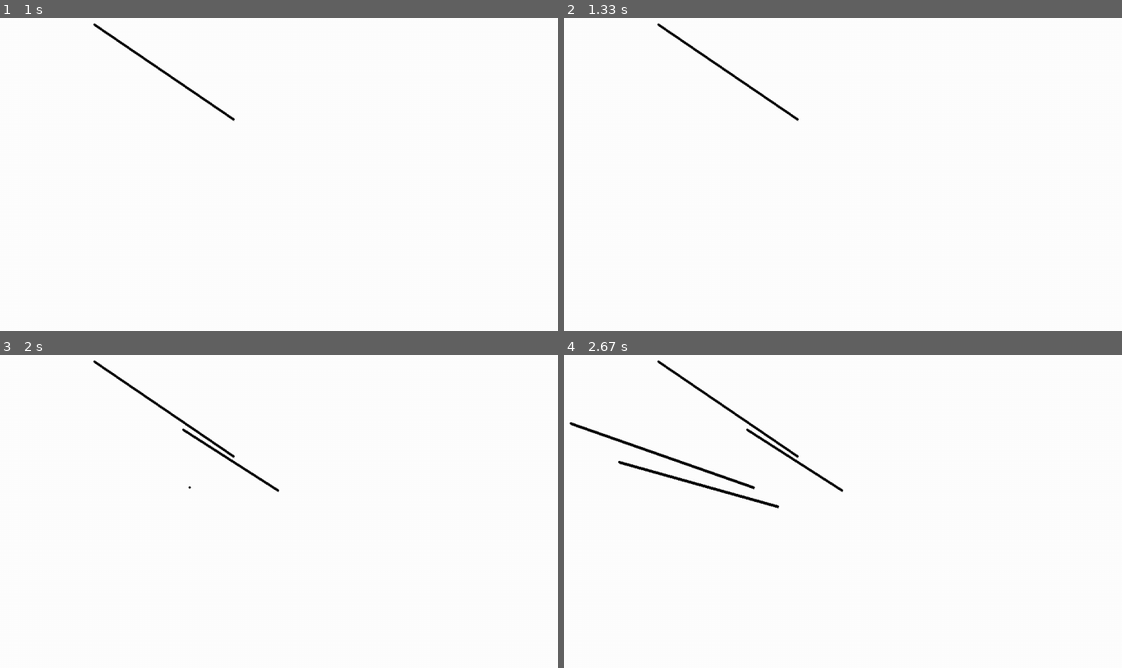
Above: before the commit, frames 1-4 (two rows, left to right).
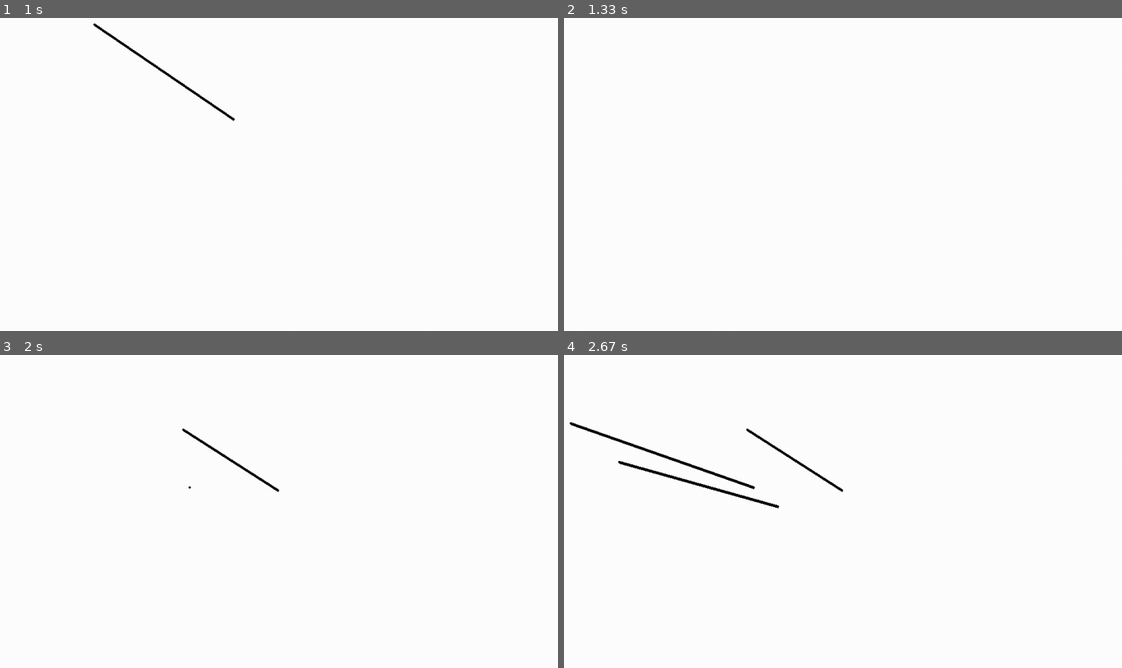
Above: after the commit, the same moments.

Repository: yosefk/Tinymation
Game: pygame game, started from pygame/tinymation.py
The game is run twice, just before and just after one commit, with the same random seed, the same clock (stepped at 60 frames per second) and the same inputs.
Inputs (mouse positions are in pixels of both pictures, inside the frame that each line leads up to):
- Up to frame 1 (1 s): tap Space at 0.33 s; press the mouse at (373, 215) at 0.7 s; move the mouse to (234, 118) at 0.8 s; release the mouse at (94, 24) at 0.93 s
- Up to frame 2 (1.33 s): tap Space at 1 s
- Up to frame 3 (2 s): press the mouse at (373, 552) at 1.43 s; move the mouse to (279, 489) at 1.53 s; move the mouse to (184, 430) at 1.63 s; release the mouse at (184, 430) at 1.67 s; press the mouse at (373, 552) at 1.8 s; move the mouse to (189, 486) at 1.9 s
- Up to frame 4 (2.67 s): release the mouse at (569, 423) at 2.03 s; press the mouse at (937, 552) at 2.27 s; move the mouse to (776, 505) at 2.37 s; release the mouse at (619, 461) at 2.5 s

Frame 1 is identical in both runs. In frame 2, 0.3% of the frame differs, in the area x 16-43%, y 1-34%; in frame 3, 0.3%; in frame 4, 0.3%.

Commit message:
basic undo (save/restore screen state)

Diff:
--- a/pygame/tinymation.py
+++ b/pygame/tinymation.py
@@ -28,15 +28,30 @@
 pencil_cursor = load_cursor('pencil.png')
 pg.mouse.set_cursor(pencil_cursor)
 
+class HistoryItem:
+    def __init__(self, surface):
+        self.surface = surface
+    def undo(self):
+        screen.blit(self.surface, screen.get_rect())
+        pygame.display.flip()
+
+history = []
 isPressed = False
 escape = False
 prevDrawn = None
 while not escape:
   for event in pygame.event.get():
    try:
-    if event.type == pygame.KEYDOWN and event.key == 27: # ESC pressed
-        escape = True
+    if event.type == pygame.KEYDOWN:
+        if event.key == 27: # ESC pressed
+            escape = True
+        elif event.key == ord(' '):
+            if history:
+                history[-1].undo()
+                history.pop()
+
     if event.type == pygame.MOUSEBUTTONDOWN:
+      history.append(HistoryItem(screen.copy()))
       isPressed = True
     elif event.type == pygame.MOUSEBUTTONUP:
       isPressed = False
